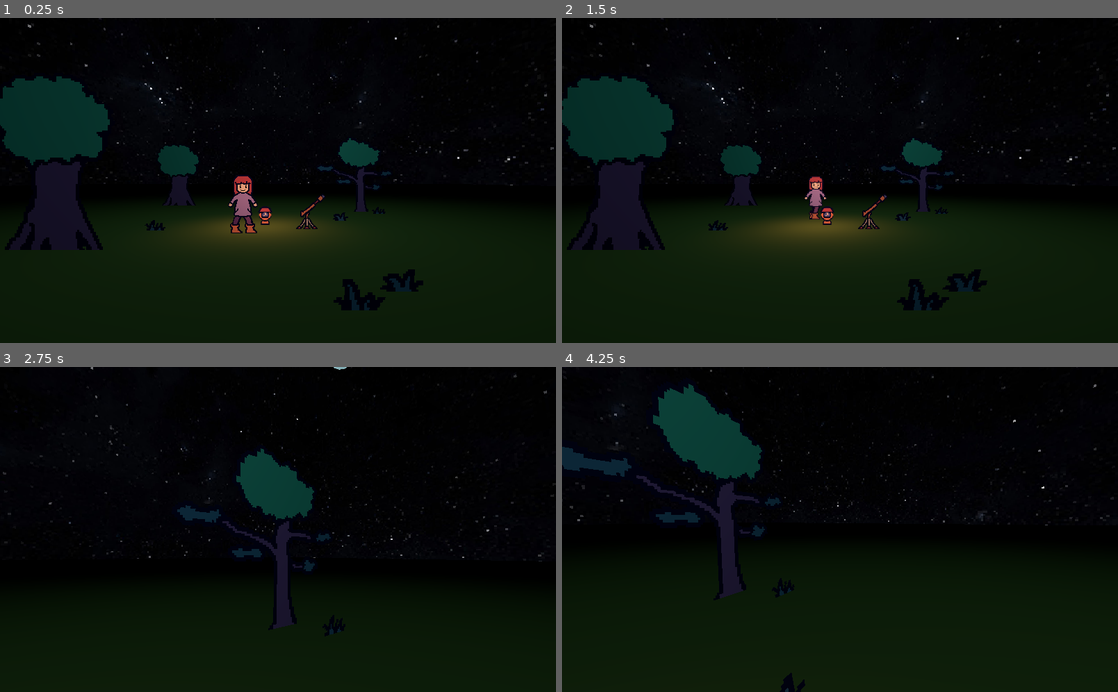
Above: before the commit, frames 1-4 (two rows, left to right).
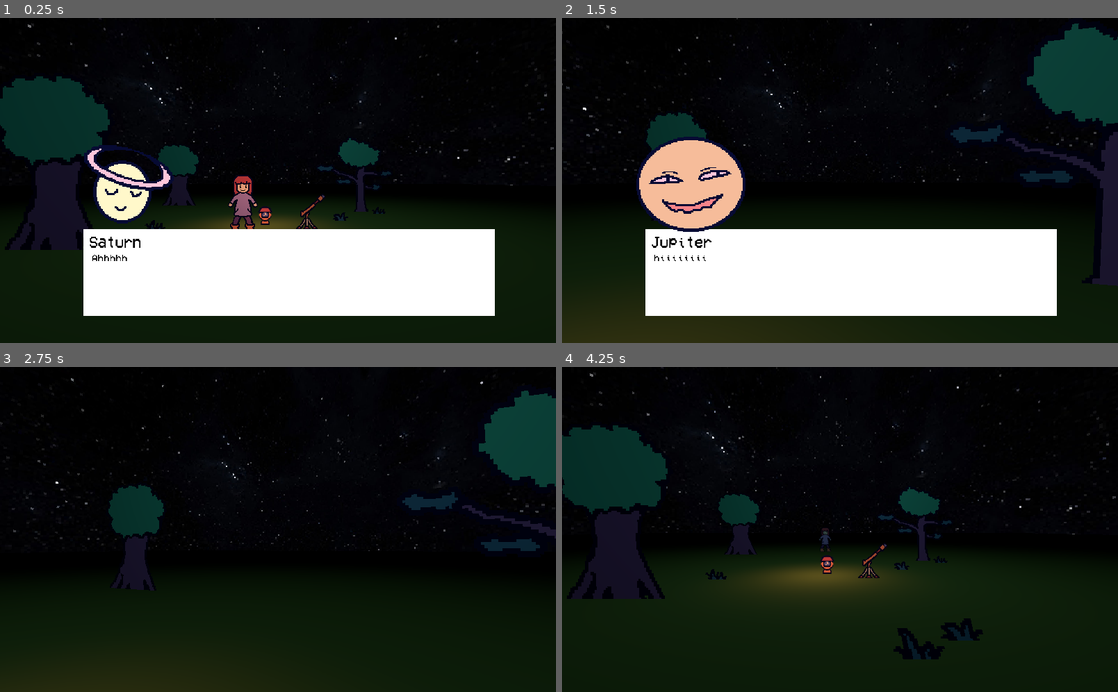
Above: after the commit, the same moments.

Repository: beth-cryer/spring-jam-2023
Game: Godot game, scene res://GameWorld.tscn
Two runs of this game, one before a commit and one after it. Both use one fixed random seed, a clock stepped at 60 frames per second and the inputs below.
Inputs (mouse positions are in pixels of both pictures, inside the frame that each line leads up to):
- Up to frame 1 (0.25 s): no input
- Up to frame 2 (1.5 s): tap Enter (ui_accept) at 0.5, 0.6, 0.77, 1.07 s; move the mouse to (867, 180) at 0.52 s; hold Up (move_forward) from 0.53 s (still down); move the mouse to (812, 180) at 1.27 s; tap E (interact, bound only after the commit) at 1.35 s
- Up to frame 3 (2.75 s): keep holding Up (move_forward); tap Enter (ui_accept) at 1.52, 1.55, 1.82, 2.3 s; move the mouse to (289, 523) at 2.02 s; tap Space (interact, bound only before the commit) at 2.1 s
- Up to frame 4 (4.25 s): keep holding Up (move_forward); move the mouse to (834, 536) at 2.77 s; tap Enter (ui_accept) at 2.85, 3.02, 3.32, 3.77, 3.8, 4.07 s; move the mouse to (878, 532) at 3.52 s; tap E (interact, bound only after the commit) at 3.6 s

The runs differ from the first frame. In frame 1, 22% of the frame differs, in the area x 15-89%, y 39-92%; in frame 2, 42%, in the area x 0-100%, y 0-100%; in frame 3, 9.6%; in frame 4, 15%.

Commit message:
added some shitgit add .

Diff:
--- a/GameWorld.tscn
+++ b/GameWorld.tscn
@@ -1,5 +1,6 @@
-[gd_scene load_steps=45 format=2]
-
+[gd_scene load_steps=51 format=2]
+
+[ext_resource path="res://textures/ui_indicator.png" type="Texture" id=1]
 [ext_resource path="res://textures/telescope.png" type="Texture" id=2]
 [ext_resource path="res://prefabs/Tree2_1.tscn" type="PackedScene" id=3]
 [ext_resource path="res://prefabs/Tree1_1.tscn" type="PackedScene" id=4]
@@ -22,6 +23,9 @@
 [ext_resource path="res://textures/sky.png" type="Texture" id=21]
 [ext_resource path="res://textures/lantern.png" type="Texture" id=22]
 [ext_resource path="res://textures/player_walk.png" type="Texture" id=23]
+[ext_resource path="res://portraits/Saturn.png" type="Texture" id=24]
+[ext_resource path="res://scripts/DialogBox.gd" type="Script" id=25]
+[ext_resource path="res://scripts/GameController.gd" type="Script" id=26]
 
 [sub_resource type="PanoramaSky" id=24]
 panorama = ExtResource( 21 )
@@ -197,7 +201,16 @@
 outline_color = Color( 0.411765, 0.313726, 0.486275, 1 )
 font_data = ExtResource( 13 )
 
+[sub_resource type="DynamicFont" id=30]
+size = 28
+font_data = ExtResource( 13 )
+
+[sub_resource type="DynamicFont" id=31]
+size = 18
+font_data = ExtResource( 13 )
+
 [node name="Spatial" type="Spatial"]
+script = ExtResource( 26 )
 
 [node name="WorldEnvironment" type="WorldEnvironment" parent="."]
 environment = SubResource( 2 )
@@ -352,7 +365,7 @@
 [node name="CanvasLayer" type="CanvasLayer" parent="."]
 
 [node name="HoverText" type="RichTextLabel" parent="CanvasLayer"]
-anchor_left = 0.5
+anchor_left = 0.4
 anchor_top = 0.3
 anchor_right = 0.5
 anchor_bottom = 0.35
@@ -361,3 +374,60 @@
 custom_fonts/normal_font = SubResource( 15 )
 text = "TESTINGINGJG"
 fit_content_height = true
+
+[node name="DialogBox" type="ColorRect" parent="CanvasLayer"]
+anchor_left = 0.15
+anchor_top = 0.65
+anchor_right = 0.85
+anchor_bottom = 0.85
+margin_right = 40.0
+margin_bottom = 40.0
+script = ExtResource( 25 )
+dialogPath = "dialog/dialog.json"
+
+[node name="Name" type="RichTextLabel" parent="CanvasLayer/DialogBox"]
+anchor_right = 0.944
+margin_left = 10.0
+margin_top = 10.0
+margin_right = 35.0
+margin_bottom = 40.0
+custom_colors/default_color = Color( 0, 0, 0, 1 )
+custom_fonts/normal_font = SubResource( 30 )
+text = "NAME HERE"
+
+[node name="Text" type="RichTextLabel" parent="CanvasLayer/DialogBox"]
+anchor_top = 0.213
+anchor_right = 0.944
+anchor_bottom = 0.406
+margin_left = 15.0
+margin_top = 10.0
+margin_right = 35.0
+margin_bottom = 90.0
+custom_colors/default_color = Color( 0, 0, 0, 1 )
+custom_fonts/normal_font = SubResource( 31 )
+text = "Dialog here"
+
+[node name="Options" type="RichTextLabel" parent="CanvasLayer/DialogBox"]
+anchor_top = 0.553
+anchor_right = 0.889
+anchor_bottom = 0.553
+margin_left = 15.0
+margin_top = 10.0
+margin_right = 42.2048
+margin_bottom = 70.0
+custom_colors/default_color = Color( 0, 0, 0, 1 )
+custom_fonts/normal_font = SubResource( 31 )
+text = "1. YES
+2. NO"
+
+[node name="Indicator" type="Sprite" parent="CanvasLayer/DialogBox"]
+position = Vector2( 731.4, 138 )
+scale = Vector2( 1.5, 1.5 )
+texture = ExtResource( 1 )
+
+[node name="Portrait" type="Sprite" parent="CanvasLayer/DialogBox"]
+position = Vector2( 83.4, -83 )
+scale = Vector2( 2, 2 )
+texture = ExtResource( 24 )
+
+[node name="Timer" type="Timer" parent="CanvasLayer/DialogBox"]
--- /dev/null
+++ b/dialog/dialog.json
@@ -0,0 +1,6 @@
+[
+  {"Name":"Saturn", "Text":"Ahhhhh....a human"},
+  {"Name":"Saturn", "Text":"I gather you have come to gaze upon mine rings?"},
+  {"Name":"Jupiter", "Text":"hiiiiiiiiiiiiii hehe"},
+  {"Name":"Jupiter", "Text":"care to pass the boof?", "Options":["Yes", "No"]}
+]
--- a/project.godot
+++ b/project.godot
@@ -51,7 +51,12 @@
 }
 interact={
 "deadzone": 0.5,
-"events": [ Object(InputEventKey,"resource_local_to_scene":false,"resource_name":"","device":0,"alt":false,"shift":false,"control":false,"meta":false,"command":false,"pressed":false,"scancode":0,"physical_scancode":32,"unicode":0,"echo":false,"script":null)
+"events": [ Object(InputEventKey,"resource_local_to_scene":false,"resource_name":"","device":0,"alt":false,"shift":false,"control":false,"meta":false,"command":false,"pressed":false,"scancode":0,"physical_scancode":69,"unicode":0,"echo":false,"script":null)
+ ]
+}
+quit={
+"deadzone": 0.5,
+"events": [ Object(InputEventKey,"resource_local_to_scene":false,"resource_name":"","device":0,"alt":false,"shift":false,"control":false,"meta":false,"command":false,"pressed":false,"scancode":0,"physical_scancode":16777217,"unicode":0,"echo":false,"script":null)
  ]
 }
 
--- /dev/null
+++ b/scripts/DialogBox.gd
@@ -0,0 +1,85 @@
+extends ColorRect
+
+export var dialogPath = ""
+export(float) var textSpeed = 0.05
+
+var dialog
+var phraseNum = 0
+var finished = false
+var waitingForResponse = false
+
+# Called when the node enters the scene tree for the first time.
+func _ready():
+	$Timer.wait_time = textSpeed
+	dialog = getDialog()
+	assert(dialog, "Dialog not found")
+	nextPhrase()
+
+func getDialog() -> Array:
+	var f = File.new()
+	assert(f.file_exists(dialogPath), "File does not exist")
+
+	f.open(dialogPath, File.READ)
+	var json = f.get_as_text()
+
+	var output = parse_json(json)
+
+	if typeof(output) == TYPE_ARRAY:
+		return output
+	else:
+		return []
+
+func nextPhrase() -> void:
+	if phraseNum >= len(dialog):
+		queue_free()
+		return
+
+	finished = false
+
+	$Name.bbcode_text = dialog[phraseNum]["Name"]
+	$Text.bbcode_text = dialog[phraseNum]["Text"]
+	$Options.bbcode_text = ""
+
+	$Text.visible_characters = 0
+
+	var f = File.new()
+	var emotion = dialog[phraseNum]["Emotion"] if dialog[phraseNum].has("Emotion") else ""
+	var img = "portraits/" + dialog[phraseNum]["Name"] + emotion + ".png"
+	if f.file_exists(img):
+		$Portrait.texture = load(img)
+	else:
+		$Portrait.texture = null
+
+	while $Text.visible_characters < len($Text.text):
+		$Text.visible_characters += 1
+
+		$Timer.start()
+		yield($Timer, "timeout")
+
+	#Options (don't do next phrase until option picked)
+	if dialog[phraseNum].has("Options"):
+		for opt in dialog[phraseNum]["Options"]:
+			$Options.bbcode_text += opt + "\n"
+		waitingForResponse = true
+		return
+
+	finished = true
+	phraseNum += 1
+	return
+
+func _process(delta):
+	if waitingForResponse:
+		#iterate through number key for each possible Option - output response somehow lol
+
+		if Input.is_action_just_pressed("ui_accept"):
+			finished = true
+			phraseNum += 1
+		else:
+			return
+
+	$Indicator.visible = finished
+	if Input.is_action_just_pressed("ui_accept"):
+		if finished:
+			nextPhrase()
+		else:
+			$Text.visible_characters = len($Text.text)
--- /dev/null
+++ b/scripts/GameController.gd
@@ -0,0 +1,9 @@
+extends Spatial
+
+func _ready():
+	pass # Replace with function body.
+
+
+func _process(delta):
+	if Input.is_action_pressed("quit"):
+		get_tree().quit()
Binary file added: all_sprites.png
Not shown, added: all_sprites.png.import
Not shown, changed: brainstorms.txt
Binary file added: portraits/Jupiter.png
Not shown, added: portraits/Jupiter.png.import
Binary file added: portraits/Saturn.png
Not shown, added: portraits/Saturn.png.import
Binary file added: textures/ui_indicator.png
Not shown, added: textures/ui_indicator.png.import
